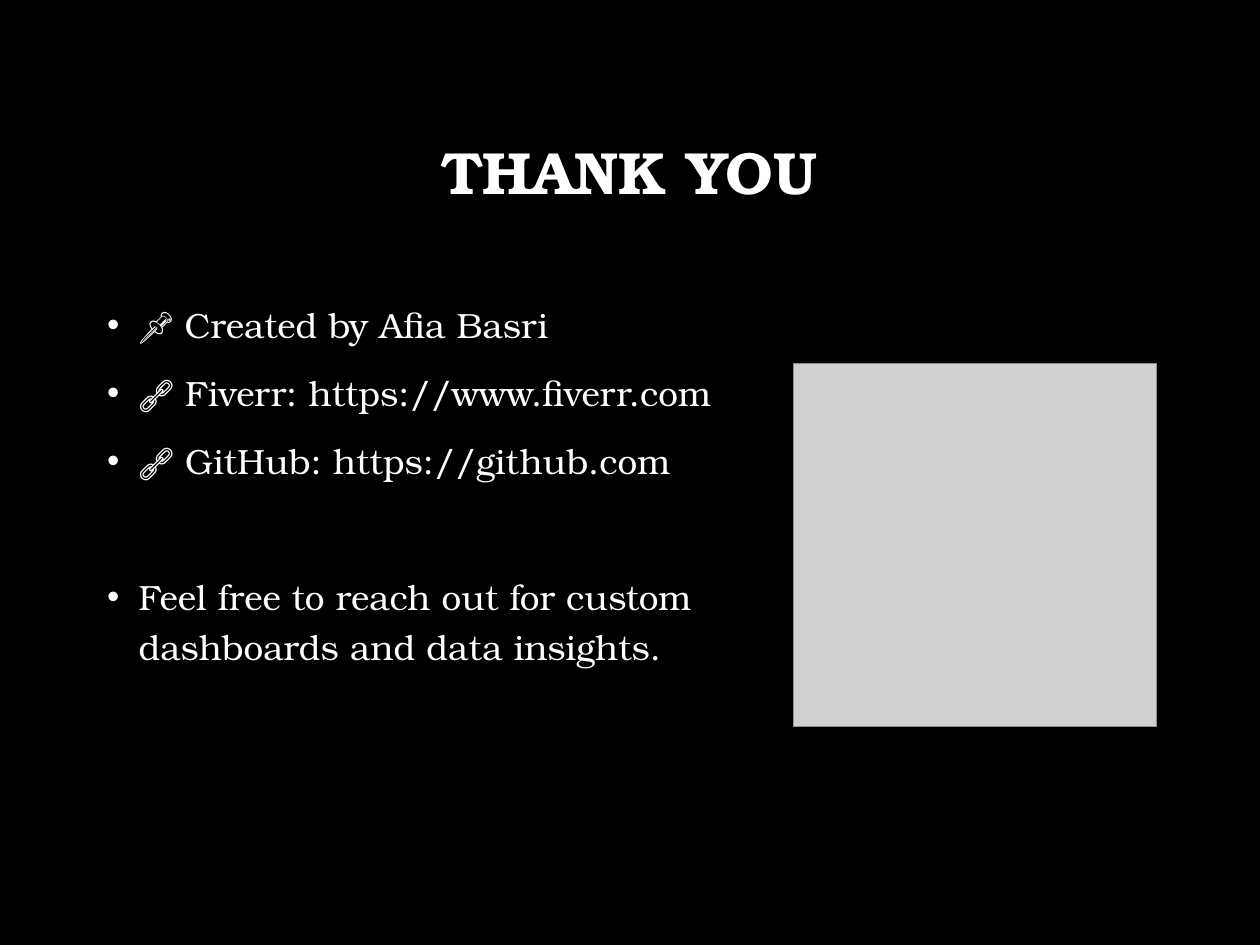
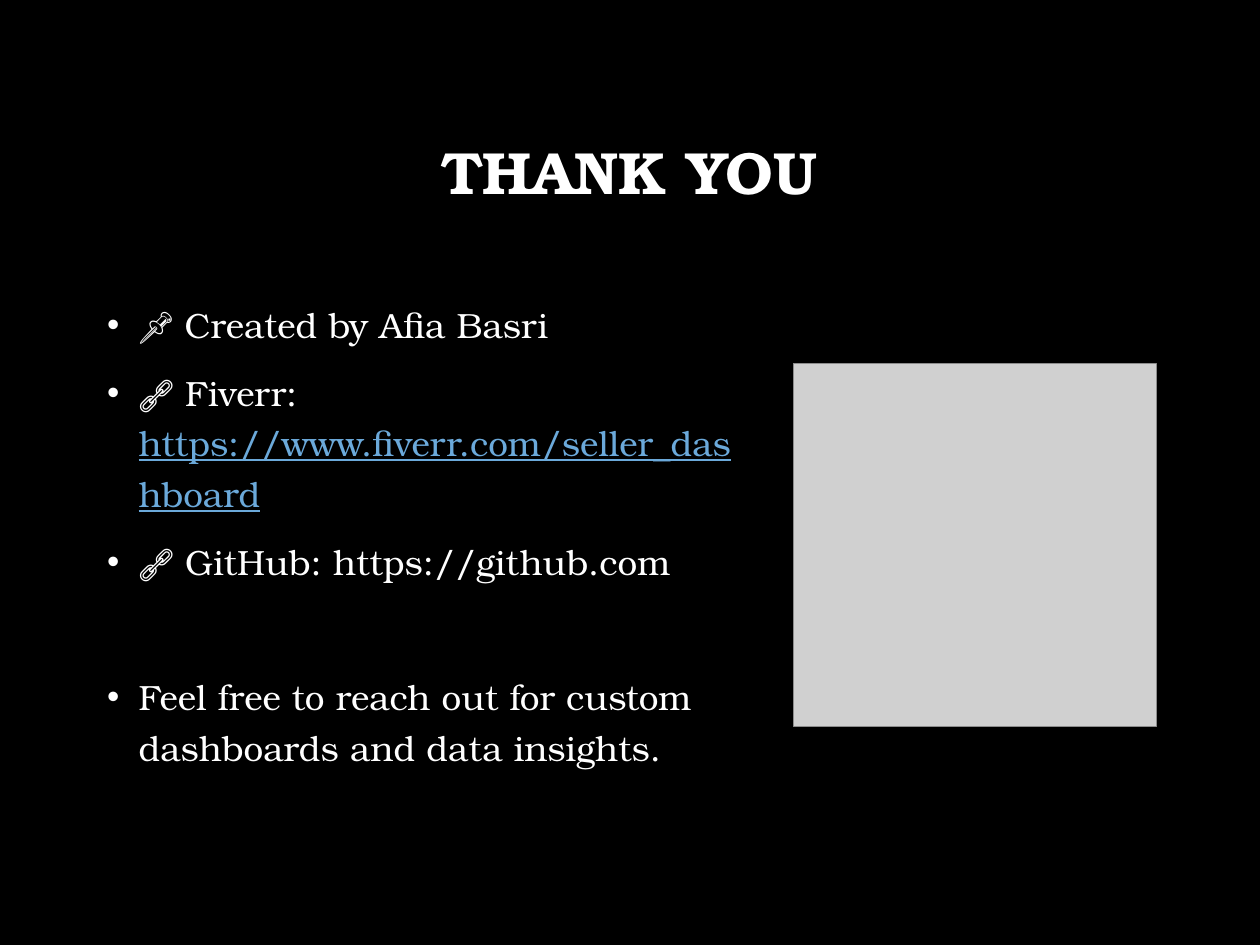
Before and after one commit to afiabasri/-Netflix-Content-Analysis-Dashboard-with-Power-BI, a slide deck: slide 17 of Netflix_Dashboard_Presentation.pptx. Drawn at 1260x945 pixels with LibreOffice and Linux fonts; fonts in the diff are those of the drawing; grey boxes stand for pictures; background and template pictures are left out. Boxes give left, top, right and bottom in pixels: in the first picture for what was removed or moved away, otherwise in the second. Text is boxed around its words. In the diff, an @@ line names an element or a change of style, - is before the commit and + after.

```diff
--- a/Netflix_Dashboard_Presentation.pptx
+++ b/Netflix_Dashboard_Presentation.pptx
@@ text at [139,382,731,464]: text changed; text colour #FFFFFF to #6BA9DA @@
-• 🔗 Fiverr: https://www.fiverr.com
+• 🔗 Fiverr: https://www.fiverr.com/seller_dashboard
```
